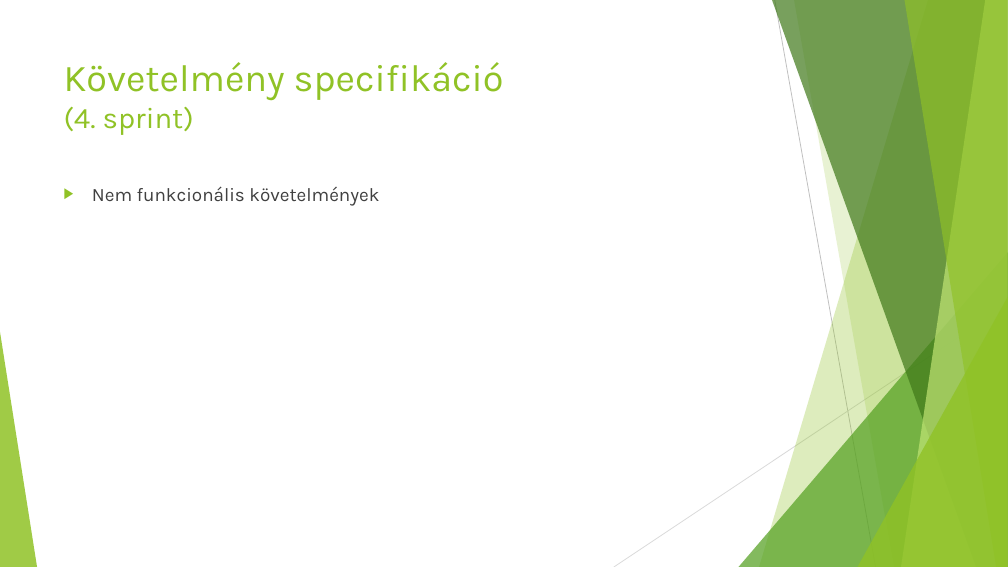
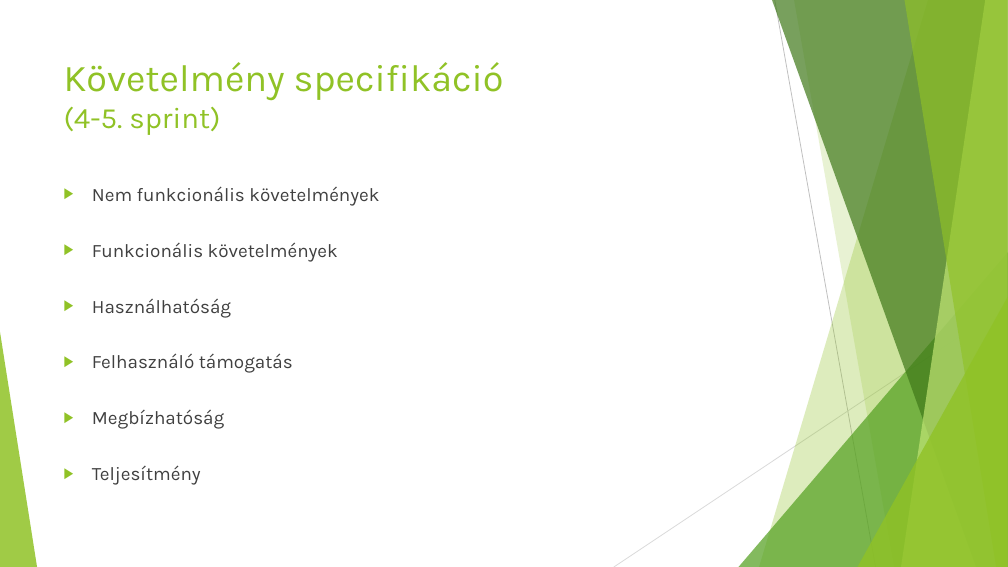
Before and after one commit to BotiD3/rejtely, a slide deck: slide 8 of Rejtély.pptx (slide 5 before the commit). Drawn at 1008x567 pixels with LibreOffice and Linux fonts; fonts in the diff are those of the drawing. Boxes give left, top, right and bottom in pixels: in the first picture for what was removed or moved away, otherwise in the second. Text is boxed around its words. In the diff, an @@ line names an element or a change of style, - is before the commit and + after.

```diff
--- a/Rejtély.pptx
+++ b/Rejtély.pptx
@@ title at <box>64,62,504,135</box>: text changed @@
-Követelmény specifikáció
-(4. sprint)
+Követelmény specifikáció
+(4-5. sprint)
@@ text at <box>92,242,338,485</box>: paragraphs added @@
+▶ Funkcionális követelmények
+▶ Használhatóság
+▶ Felhasználó támogatás
+▶ Megbízhatóság
+▶ Teljesítmény
```
Also in this commit, not shown: 3 other slides changed, 8 slides added, 2 other files.
